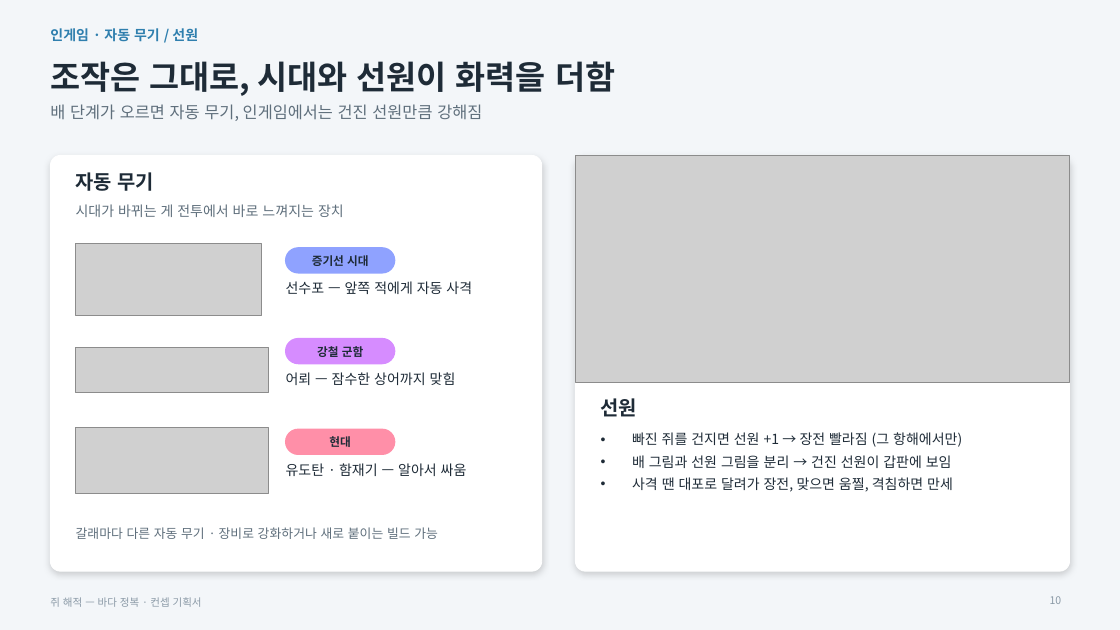
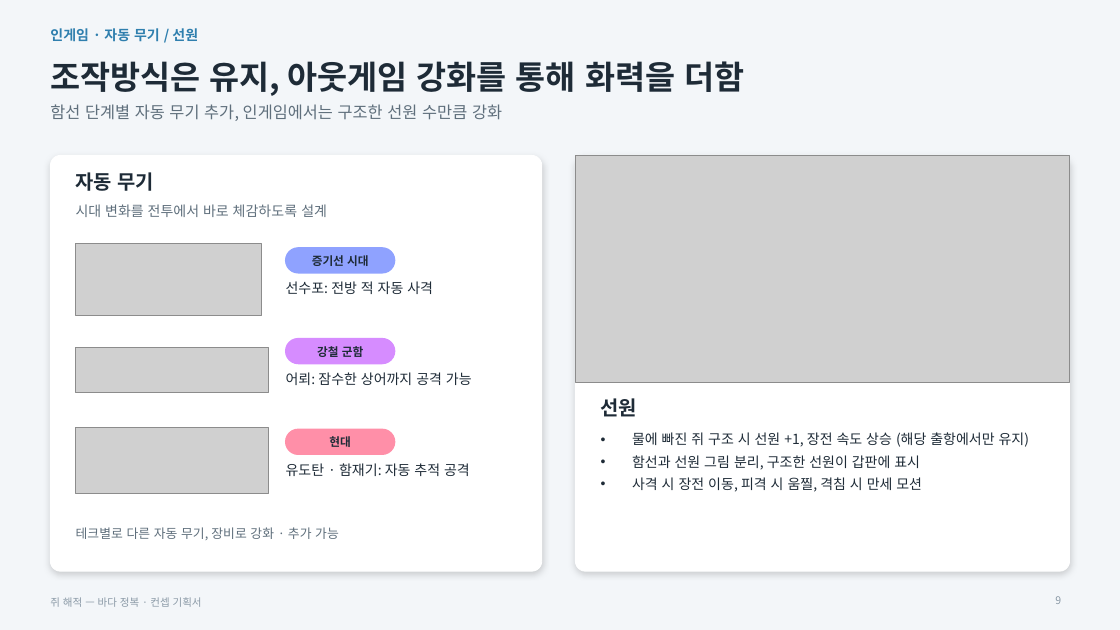
Before and after one commit to inory16351/RatPlain, a slide deck: slide 9 of Pirat_Plan/쥐해적_컨셉기획서.pptx (slide 10 before the commit). Drawn at 1120x630 pixels with LibreOffice and Linux fonts; fonts in the diff are those of the drawing; grey boxes stand for pictures. Boxes give left, top, right and bottom in pixels: in the first picture for what was removed or moved away, otherwise in the second. Text is boxed around its words. In the diff, an @@ line names an element or a change of style, - is before the commit and + after.

```diff
--- a/Pirat_Plan/쥐해적_컨셉기획서.pptx
+++ b/Pirat_Plan/쥐해적_컨셉기획서.pptx
@@ title at [50,61,744,96]: text changed @@
-조작은 그대로, 시대와 선원이 화력을 더함
+조작방식은 유지, 아웃게임 강화를 통해 화력을 더함
@@ text at [50,104,502,121]: text changed @@
-배 단계가 오르면 자동 무기, 인게임에서는 건진 선원만큼 강해짐
+함선 단계별 자동 무기 추가, 인게임에서는 구조한 선원 수만큼 강화
@@ text at [76,204,327,217]: text changed @@
-시대가 바뀌는 게 전투에서 바로 느껴지는 장치
+시대 변화를 전투에서 바로 체감하도록 설계
@@ text at [286,281,433,294]: text changed @@
-선수포 — 앞쪽 적에게 자동 사격
+선수포: 전방 적 자동 사격
@@ text at [286,372,472,385]: text changed @@
-어뢰 — 잠수한 상어까지 맞힘
+어뢰: 잠수한 상어까지 공격 가능
@@ text at [632,432,1030,492]: text changed @@
-• 빠진 쥐를 건지면 선원 +1 → 장전 빨라짐 (그 항해에서만)
-• 배 그림과 선원 그림을 분리 → 건진 선원이 갑판에 보임
-• 사격 땐 대포로 달려가 장전, 맞으면 움찔, 격침하면 만세
+• 물에 빠진 쥐 구조 시 선원 +1, 장전 속도 상승 (해당 출항에서만 유지)
+• 함선과 선원 그림 분리, 구조한 선원이 갑판에 표시
+• 사격 시 장전 이동, 피격 시 움찔, 격침 시 만세 모션
@@ text at [286,463,470,476]: text changed @@
-유도탄 · 함재기 — 알아서 싸움
+유도탄 · 함재기: 자동 추적 공격
@@ text at [76,527,339,540]: text changed @@
-갈래마다 다른 자동 무기 · 장비로 강화하거나 새로 붙이는 빌드 가능
+테크별로 다른 자동 무기, 장비로 강화 · 추가 가능
@@ page number at [1055,596,1061,604]: text changed @@
-10
+9
```
Also in this commit, not shown: 16 other slides changed, 1 slide removed, 1 other file.
